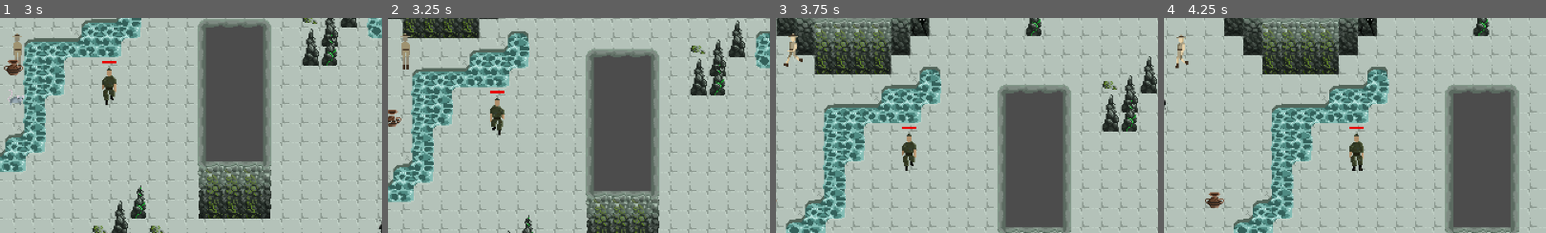
Above: before the commit, frames 1-4 (left to right).
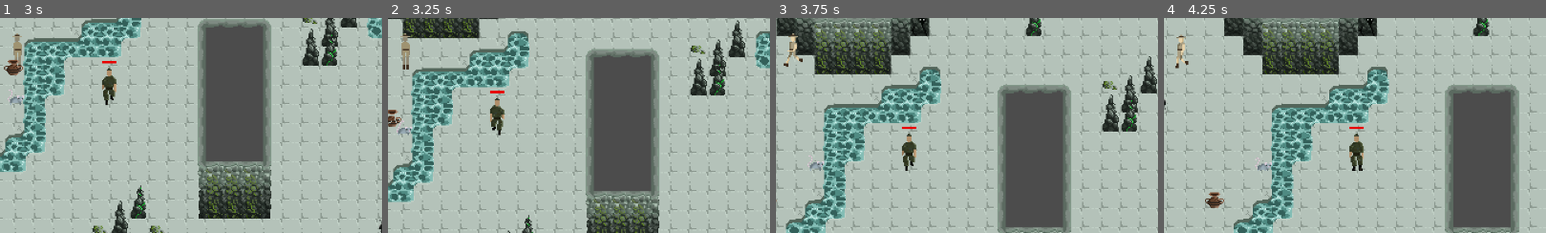
Above: after the commit, the same moments.

Repository: mirogon/Archaeology
Game: Godot game, scene res://Scenes/Main.tscn
Same seed, same stepped clock (60 frames per second), same inputs: the game is played once before the commit and once after it. The engine's default icon, where the game draws it, is replaced by a stand-in: a white triangle on a blue panel in a dark square.
Inputs (mouse positions are % of the whole screen's width and height, from its top left):
- Up to frame 1 (3 s): move the mouse to (72, 45) at 0.52 s; hold Right (ui_right) 0.53-1.28 s; click (72, 45) at 0.67 s; move the mouse to (30, 55) at 1.27 s; hold Down (ui_down) 1.28-2.03 s; move the mouse to (60, 28) at 2.02 s; hold Right (ui_right) 2.03-2.78 s; tap Enter at 2.75 s; move the mouse to (45, 70) at 2.77 s; hold Up (ui_up) from 2.78 s (still down); click (45, 70) at 2.92 s
- Up to frame 2 (3.25 s): keep holding Up (ui_up)
- Up to frame 3 (3.75 s): move the mouse to (80, 65) at 3.52 s; release Up (ui_up) at 3.53 s; hold Left (ui_left) from 3.53 s (still down)
- Up to frame 4 (4.25 s): keep holding Left (ui_left)
The pictures show only the part of the screen within x 48-98%, y 42-92%; the shares and areas given below are measured in that part.

Frame 1 is identical in both runs. In frame 2, less than 0.1% of the frame differs, in the area x 2-7%, y 48-55%; in frame 3, less than 0.1%, in the area x 8-13%, y 64-72%; in frame 4, less than 0.1%.

Commit message:
Changed damage values from Projectiles

Diff:
--- a/Scripts/GunProjectile.gd
+++ b/Scripts/GunProjectile.gd
@@ -2,7 +2,7 @@
 
 class_name GunProjectile
 
-export var hitDamage = 100
+export var hitDamage = 50
 export var moveSpeed = 150
 
 var moveDir: Vector2
@@ -10,10 +10,8 @@
 func _ready():
 	pass
 
-
 func _process(delta):
 	position += moveDir * delta * moveSpeed
-
 
 func _on_Projectile_body_entered(body):
 	if body.is_in_group("Enemy"):
--- a/Scripts/Projectile.gd
+++ b/Scripts/Projectile.gd
@@ -2,7 +2,7 @@
 
 class_name Projectile
 
-export var hitDamage = 100
+export var hitDamage = 10
 export var moveSpeed = 150
 
 var moveDir: Vector2
@@ -10,10 +10,8 @@
 func _ready():
 	$AnimatedSprite.frame = 0
 
-
 func _process(delta):
 	position += moveDir * delta * moveSpeed
-
 
 func _on_Projectile_body_entered(body):
 	if body.is_in_group("Enemy"):
@@ -22,10 +20,8 @@
 		healthSystem.take_damage(hitDamage)
 		moveSpeed = 0
 
-
 func _on_AnimatedSprite_animation_finished():
 	queue_free()
 
-
 func _on_DespawnTimer_timeout():
 	queue_free()
